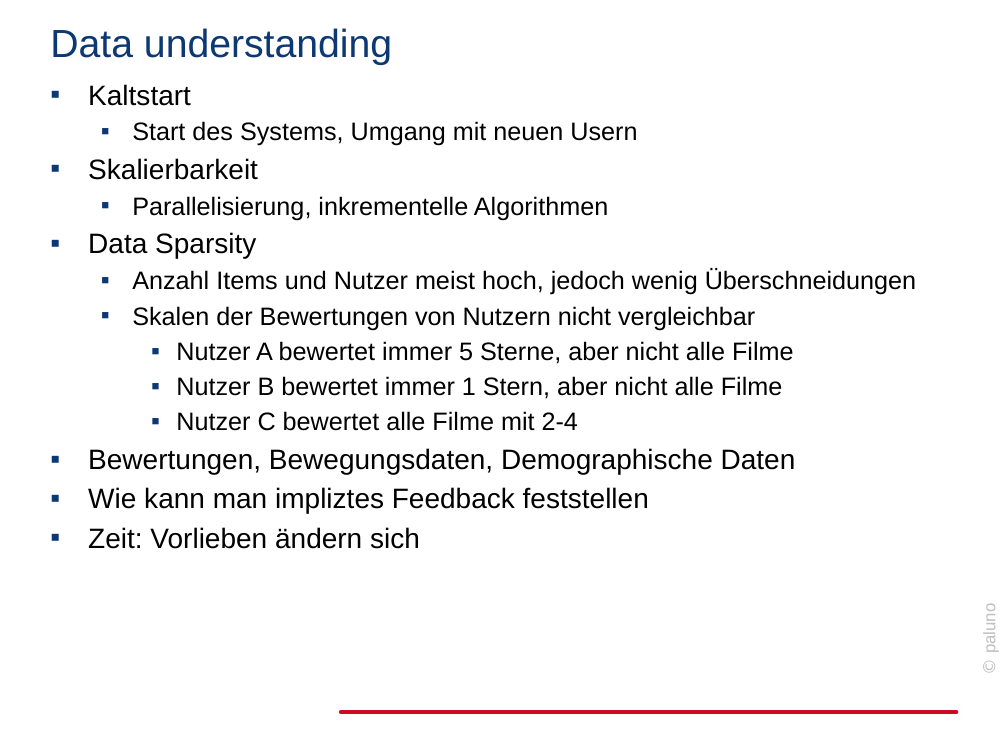
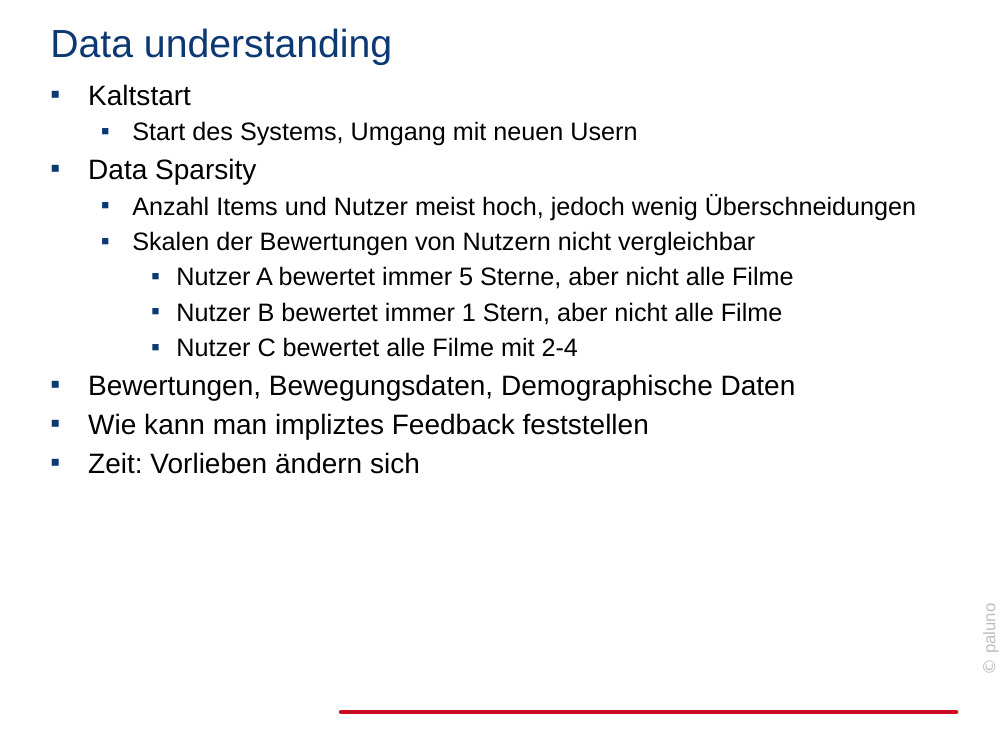
Before and after one commit to jabuettner/citavi, a slide deck: slide 11 of Diss (repo)/Recommender.pptx (slide 10 before the commit). Drawn at 1008x756 pixels with LibreOffice and Linux fonts; fonts in the diff are those of the drawing; background and template pictures are left out. Boxes give left, top, right and bottom in pixels: in the first picture for what was removed or moved away, otherwise in the second. Text is boxed around its words. In the diff, an @@ line names an element or a change of style, - is before the commit and + after.

```diff
--- a/Diss (repo)/Recommender.pptx
+++ b/Diss (repo)/Recommender.pptx
@@ text at (x1=88, y1=158, x2=608, y2=221): paragraphs removed @@
-▪ Skalierbarkeit
-  ▪ Parallelisierung, inkrementelle Algorithmen
```
Also in this commit, not shown: 15 other slides changed, 2 slides added, 19 other files.
